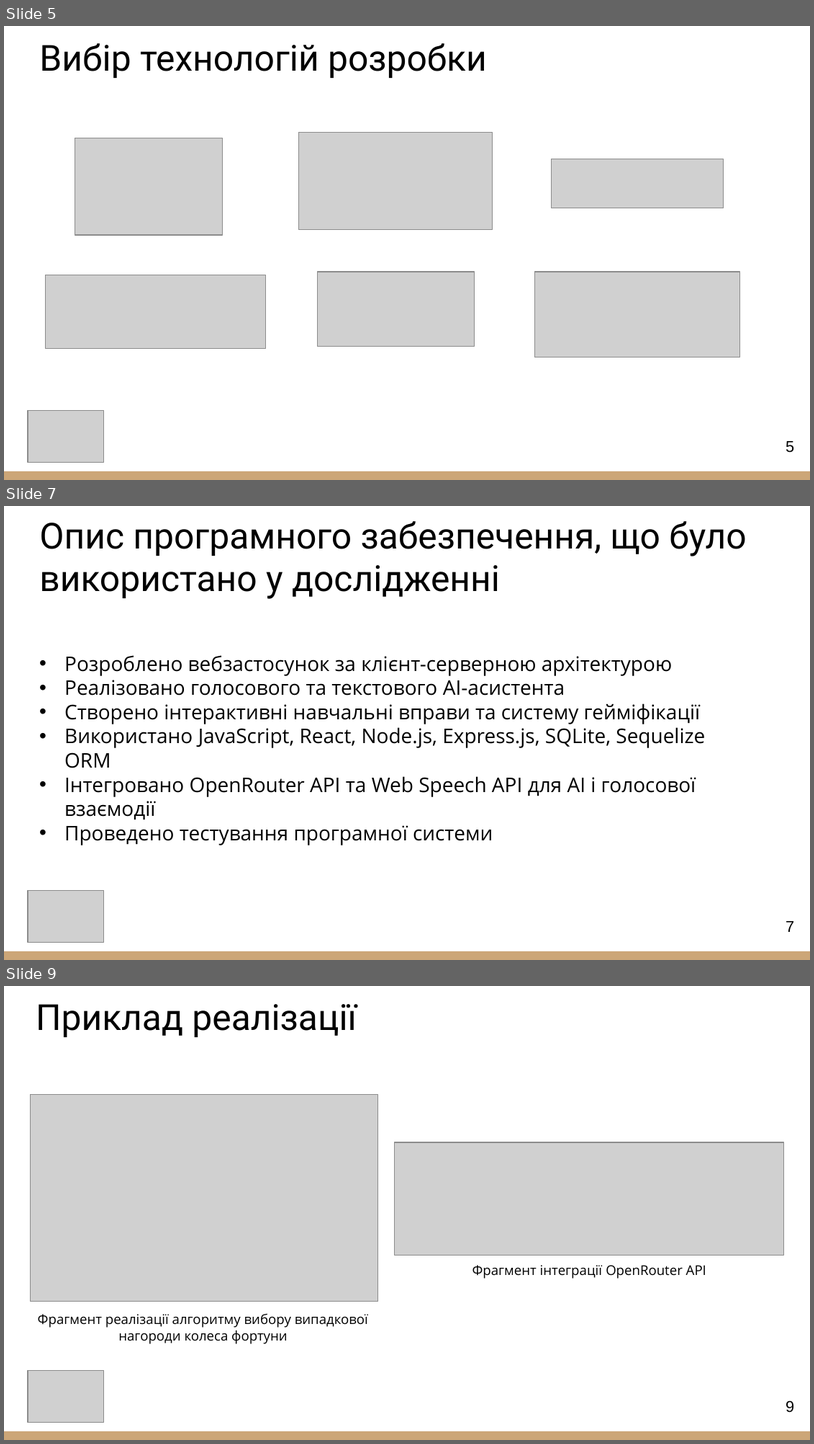
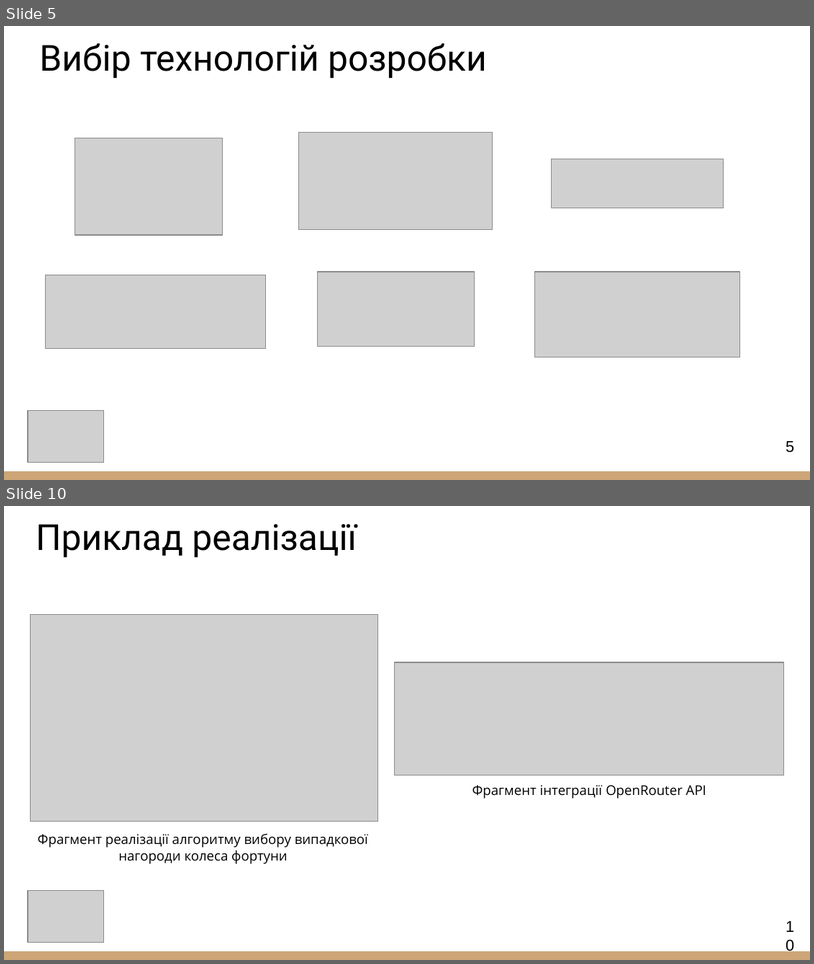
Before and after one commit to NureMiachKateryna/2026_B_PI_PZPI-22-9_Miach_K_O, a slide deck: 2026_Б_ПІ_ПЗПІ-22-9_М'яч_К_О.pptx. Shown one above the other, each under a label of ours: slides 5, 7 and 9 before the commit, slides 5 and 10 after it; the slides between them are not shown. The pictures are 814x1444 and 814x964 pixels, drawn with LibreOffice and Linux fonts; fonts in the diff are those of the drawing; grey boxes stand for pictures. Boxes give left, top, right and bottom in pixels: in the first picture for what was removed or moved away, otherwise in the second. Text is boxed around its words. In the diff, an @@ line names an element or a change of style, - is before the commit and + after.

```diff
--- a/2026_Б_ПІ_ПЗПІ-22-9_М'яч_К_О.pptx
+++ b/2026_Б_ПІ_ПЗПІ-22-9_М'яч_К_О.pptx
@@ slide 7 removed at [4,506,810,960], background #FFFFFF; not listed: 1 template element that a slide beside it also shows @@
@@ title removed at [39,521,746,599] @@
-Опис програмного забезпечення, що було використано у дослідженні
@@ text removed at [64,655,705,845] @@
-• Розроблено вебзастосунок за клієнт-серверною архітектурою
-• Реалізовано голосового та текстового AI-асистента
-• Створено інтерактивні навчальні вправи та систему гейміфікації
-• Використано JavaScript, React, Node.js, Express.js, SQLite, Sequelize ORM
-• Інтегровано OpenRouter API та Web Speech API для AI і голосової взаємодії
-• Проведено тестування програмної системи
@@ picture removed at [27,890,103,942] @@
@@ page number removed at [786,921,795,932] @@
-7
@@ what was slide 9 is now slide 10 @@
@@ page number at [786,920,795,932]: text changed @@
-9
+10
```
Also in this commit, not shown: 2 slides changed, 4 slides added, 2 other slides removed.
